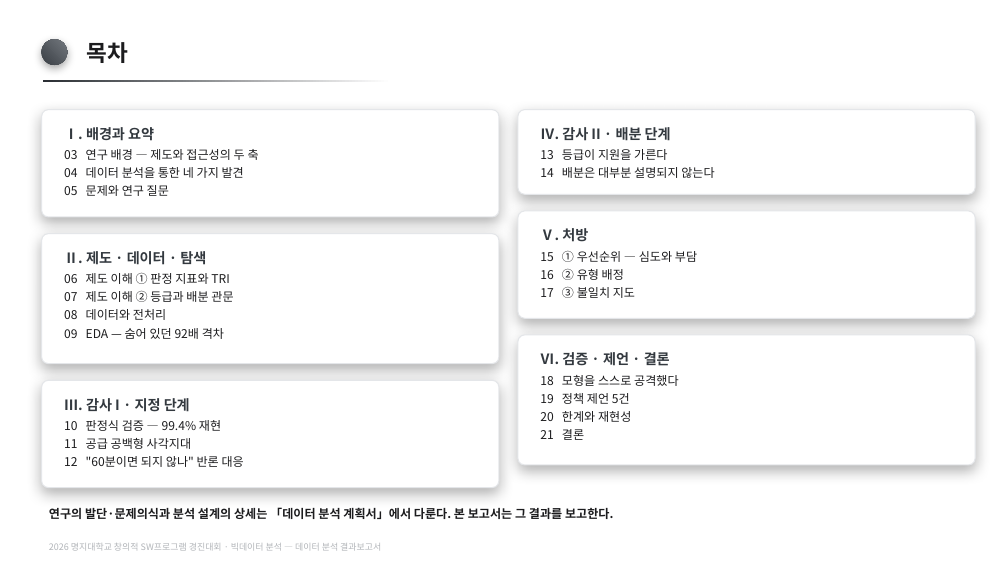
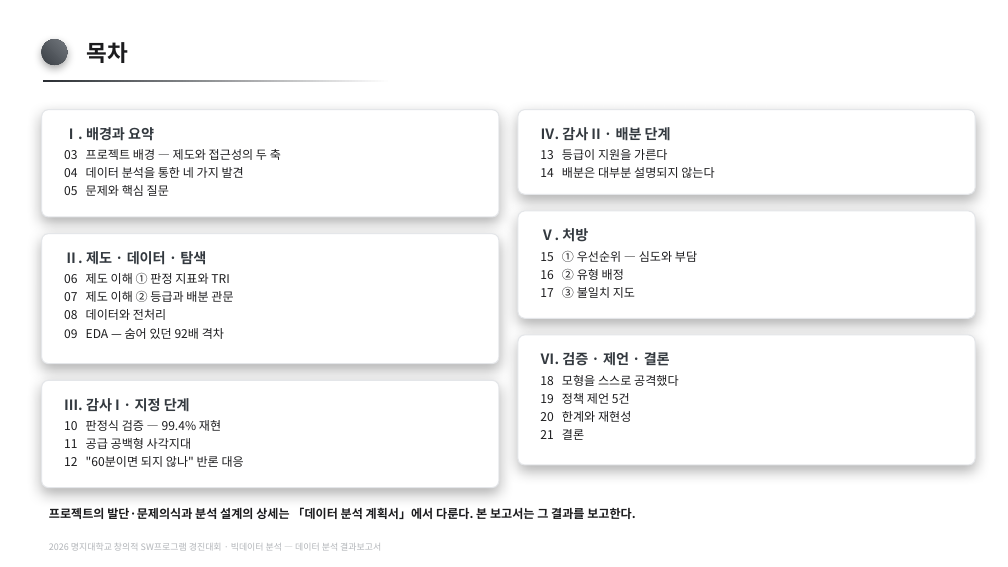
Before and after one commit to karvvan/maternity-care-policy-audit, a slide deck: slide 2 of 04_제출물/데이터분석_결과보고서.pptx. Drawn at 1008x567 pixels with LibreOffice and Linux fonts; fonts in the diff are those of the drawing. Boxes give left, top, right and bottom in pixels: in the first picture for what was removed or moved away, otherwise in the second. Text is boxed around its words. In the diff, an @@ line names an element or a change of style, - is before the commit and + after.

Commit message:
용어 정리: 연구 → 프로젝트, 연구 질문 → 핵심 질문, RQ → Q
학술 연구가 아니라 제도 감사와 도구 제작에 가까우므로 표현을 맞춘다.
RQ는 Research Question 약어라 '연구'를 뺀 이상 함께 바꿔야 앞뒤가 맞는다.

- 보고서: 연구 61회·RQ 11회 전량 정리. §9 '연구의 한계' → '분석의 한계',
  §1.5 '연구 질문' → '핵심 질문', '제도를 감사하는 연구는' → '작업은' 등
  자리마다 자연스러운 말로 바꿔 기계적 치환을 피했다. 26쪽 유지.
- 결과보고서 PPT: 제출본에 문단 18개 패치(재생성 아님). 표지 등 편집 보존.
- 계획서 PPT: 생성기만 수정. 편집 중이라 제출본 반영은 보류.

```diff
--- a/04_제출물/데이터분석_결과보고서.pptx
+++ b/04_제출물/데이터분석_결과보고서.pptx
@@ text at (64,149,281,160): text changed @@
-03 연구 배경 — 제도와 접근성의 두 축
+03 프로젝트 배경 — 제도와 접근성의 두 축
@@ text at (64,185,169,196): text changed @@
-05 문제와 연구 질문
+05 문제와 핵심 질문
@@ text at (49,507,635,519): text changed @@
-연구의 발단·문제의식과 분석 설계의 상세는 「데이터 분석 계획서」에서 다룬다. 본 보고서는 그 결과를 보고한다.
+프로젝트의 발단·문제의식과 분석 설계의 상세는 「데이터 분석 계획서」에서 다룬다. 본 보고서는 그 결과를 보고한다.
```
Also in this commit, not shown: 8 other slides changed, 7 other files.
